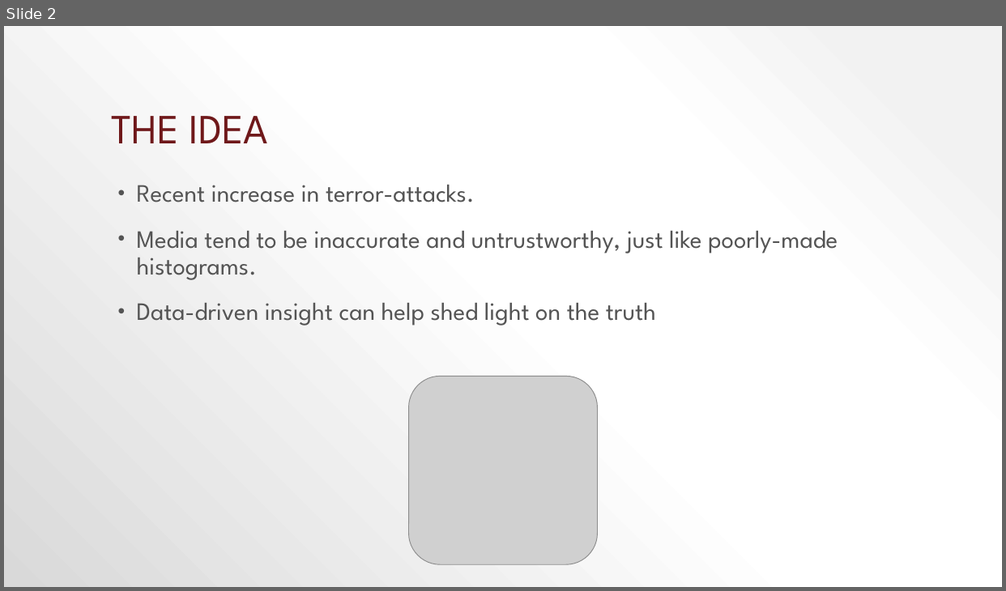
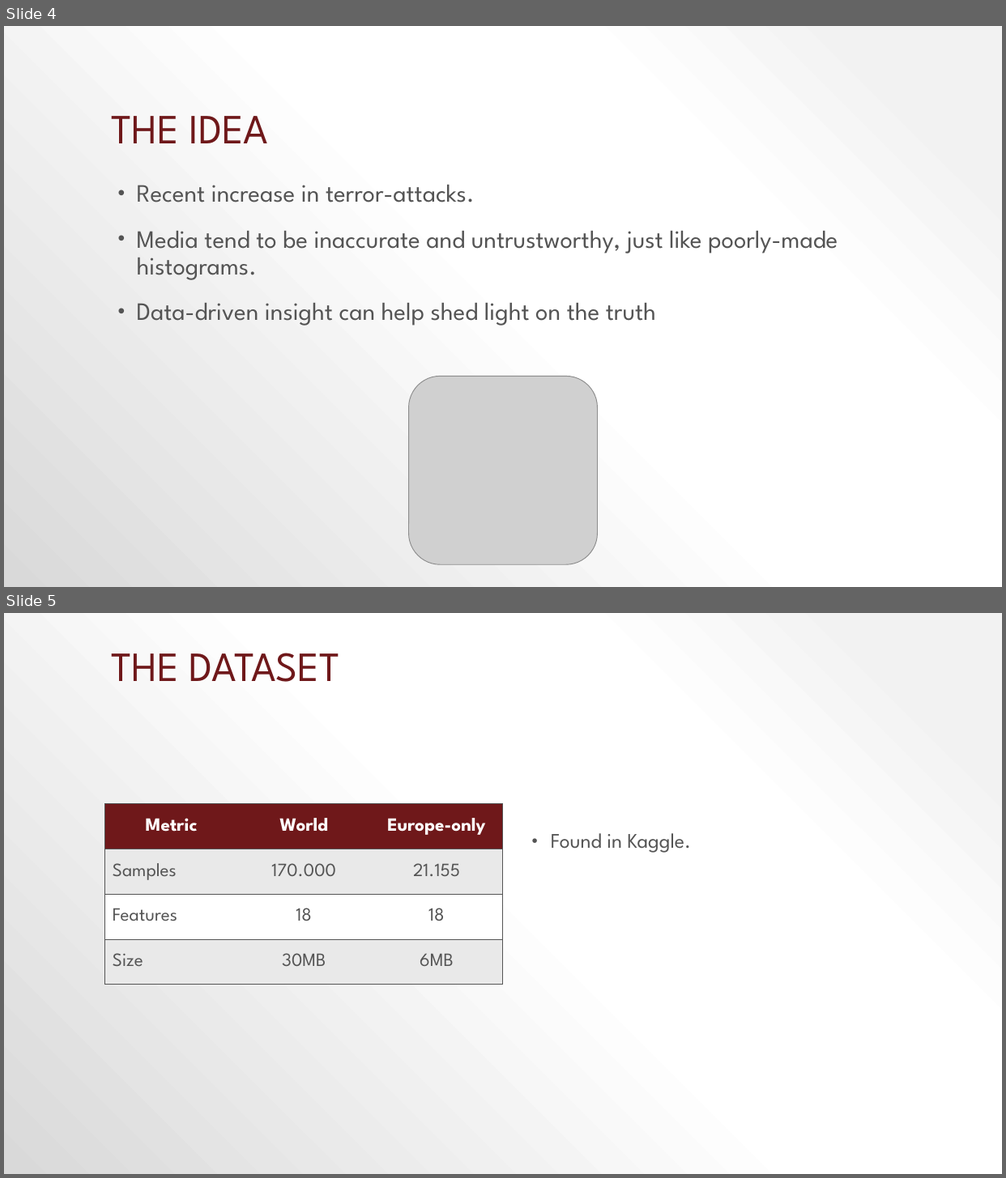
Before and after one commit to Senbyo/socialDataCourse, a slide deck: Final_Project/Terrorism in europe.pptx. Shown one above the other, each under a label of ours: slide 2 before the commit, slides 4 and 5 after it. The pictures are 1006x591 and 1006x1178 pixels, drawn with LibreOffice and Linux fonts; fonts in the diff are those of the drawing; grey boxes stand for pictures. Boxes give left, top, right and bottom in pixels: in the first picture for what was removed or moved away, otherwise in the second. Text is boxed around its words. In the diff, an @@ line names an element or a change of style, - is before the commit and + after.

```diff
--- a/Final_Project/Terrorism in europe.pptx
+++ b/Final_Project/Terrorism in europe.pptx
@@ slide 5 added at (4,613,1002,1174), background gradient #F2F2F2 to #FFFFFF to #D9D9D9 @@
@@ title added at (111,653,340,682), 40 pt, text #6F181A @@
+THE DATASET
@@ table added at (105,804,503,985), 4 rows, 3 columns @@
+Metric | World | Europe-only
+Samples | 170.000 | 21.155
+Features | 18 | 18
+Size | 30MB | 6MB
@@ text added at (551,833,691,853), 20 pt, text #545454 @@
+• Found in Kaggle.
@@ what was slide 2 is now slide 4 @@
```
Also in this commit, not shown: 1 slide changed, 22 other slides added, 9 slides removed, 1 other file.
